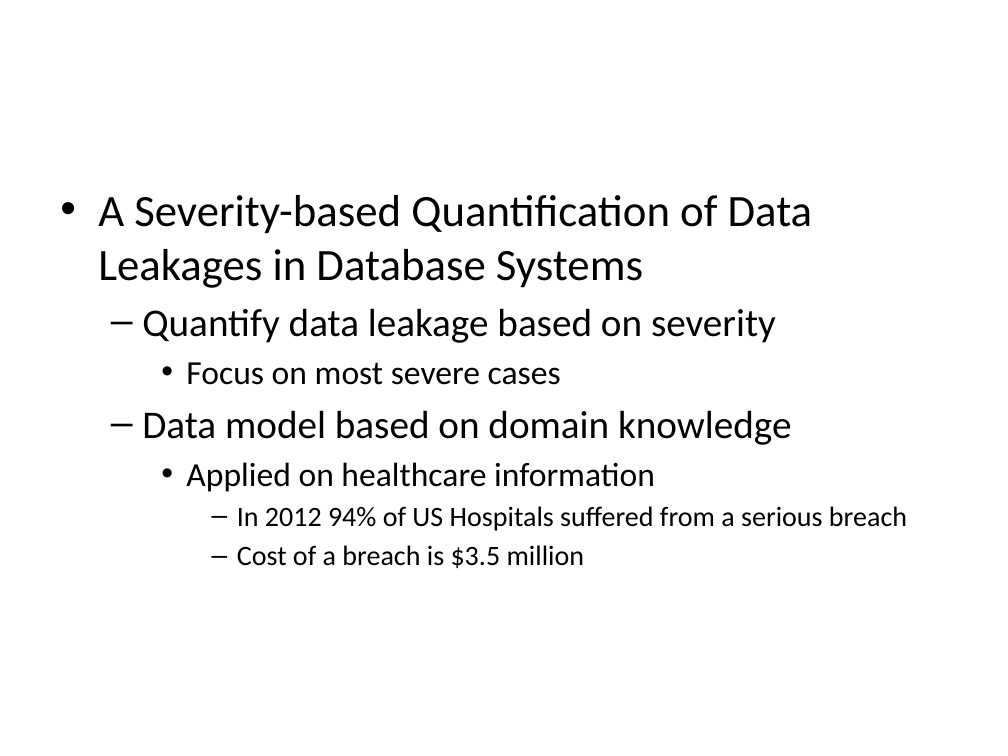
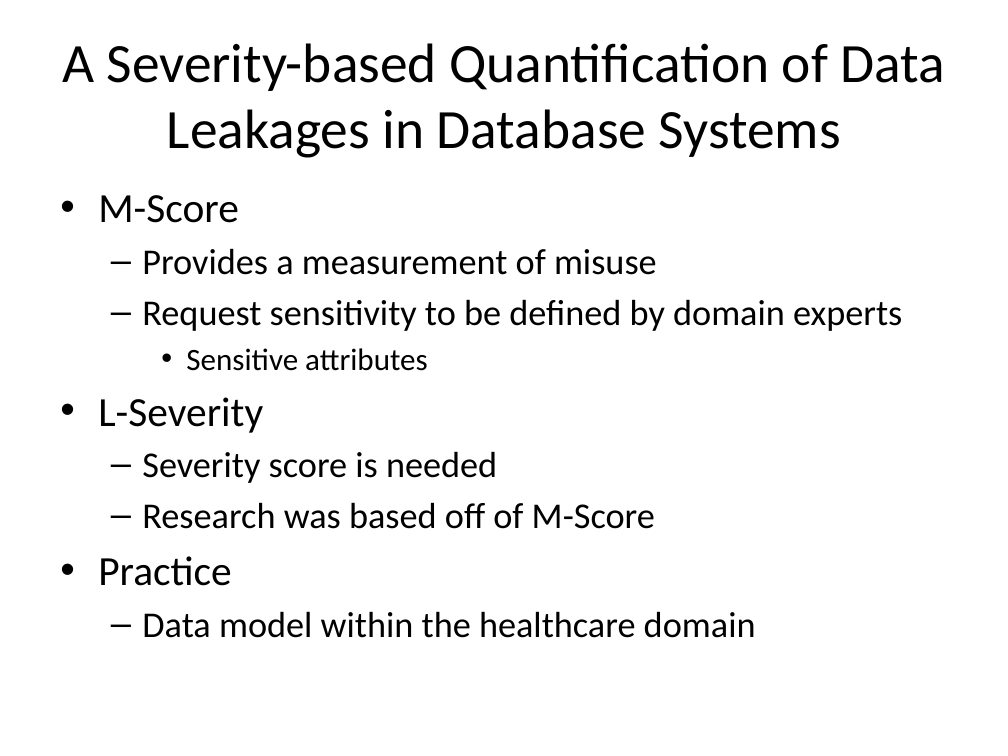
Before and after one commit to jayvelasco1990/big-data, a slide deck: slide 3 of proposal.pptx (slide 2 before the commit). Drawn at 1008x756 pixels with LibreOffice and Linux fonts; fonts in the diff are those of the drawing. Boxes give left, top, right and bottom in pixels: in the first picture for what was removed or moved away, otherwise in the second. Text is boxed around its words. In the diff, an @@ line names an element or a change of style, - is before the commit and + after.

```diff
--- a/proposal.pptx
+++ b/proposal.pptx
@@ title added at (62, 43, 946, 158), 39.6 pt, text #000000 @@
+A Severity-based Quantification of Data Leakages in Database Systems
@@ text at (98, 195, 902, 638): text changed; size 20 to 25.9 pt @@
-• A Severity-based Quantification of Data Leakages in Database Systems
-  – Quantify data leakage based on severity
-    • Focus on most severe cases
-  – Data model based on domain knowledge
-    • Applied on healthcare information
-      – In 2012 94% of US Hospitals suffered from a serious breach
-      – Cost of a breach is $3.5 million
+• M-Score
+  – Provides a measurement of misuse
+  – Request sensitivity to be defined by domain experts
+    • Sensitive attributes
+• L-Severity
+  – Severity score is needed
+  – Research was based off of M-Score
+• Practice
+  – Data model within the healthcare domain
```
Also in this commit, not shown: 1 other slide changed, 19 slides added, 1 slide removed, 3 other files.
